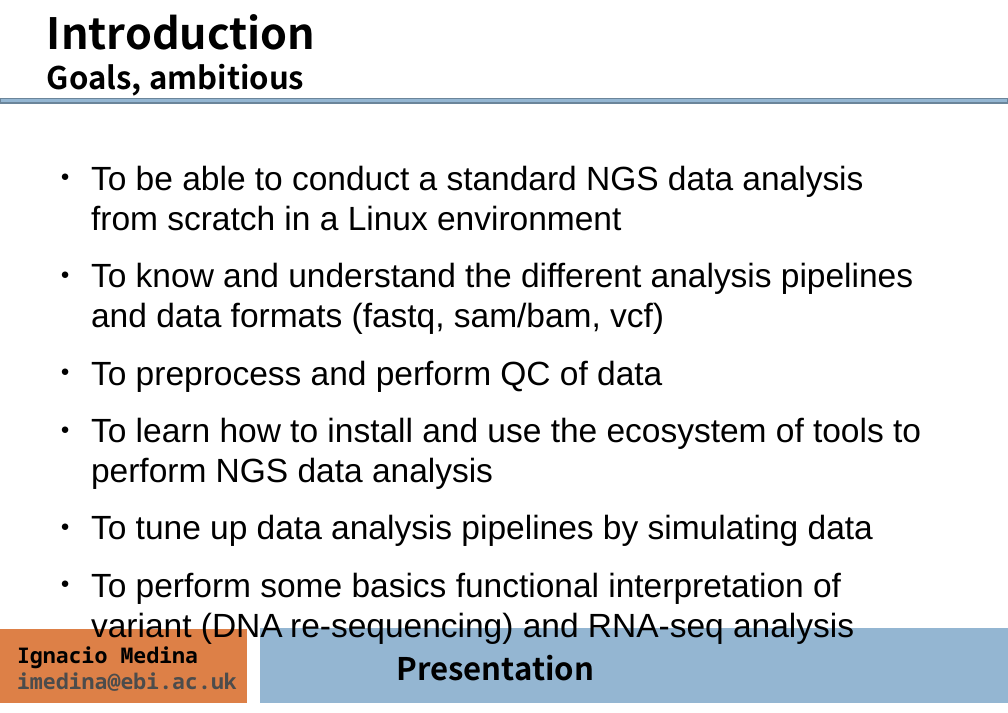
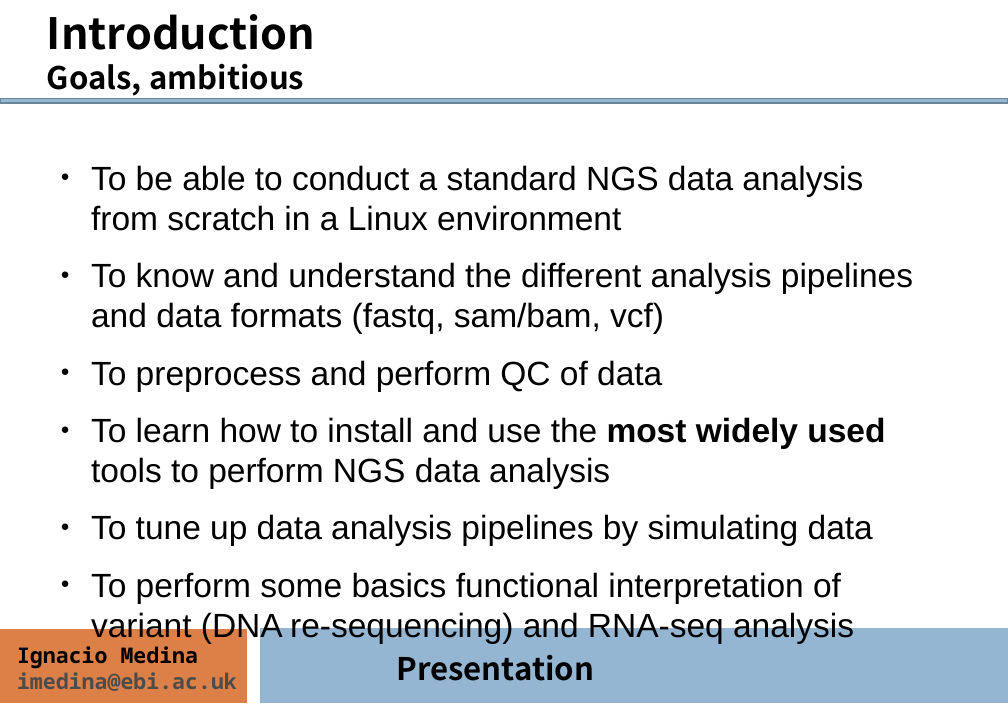
Before and after one commit to ngs-course/ngs-course.github.io, a slide deck: slide 4 of Course_Materials/presentation/presentation_mda14.odp. Drawn at 1008x713 pixels with LibreOffice and Linux fonts; fonts in the diff are those of the drawing. Boxes give left, top, right and bottom in pixels: in the first picture for what was removed or moved away, otherwise in the second. Text is boxed around its words. In the diff, an @@ line names an element or a change of style, - is before the commit and + after.

```diff
--- a/Course_Materials/presentation/presentation_mda14.odp
+++ b/Course_Materials/presentation/presentation_mda14.odp
@@ text at <box>91,417,885,488</box>: text changed @@
-● To learn how to install and use the ecosystem of tools to perform NGS data analysis
+● To learn how to install and use the most widely used tools to perform NGS data analysis
```
Also in this commit, not shown: 1 other slide changed, 1 other file.
